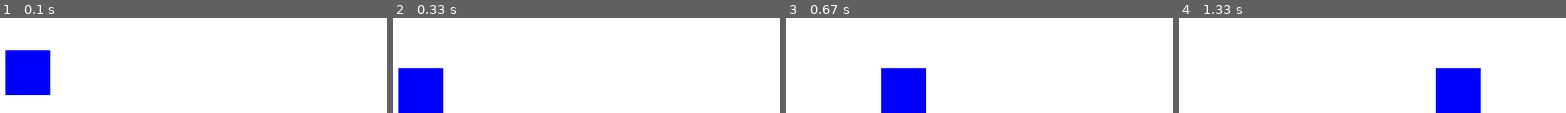
Above: before the commit, frames 1-4 (left to right).
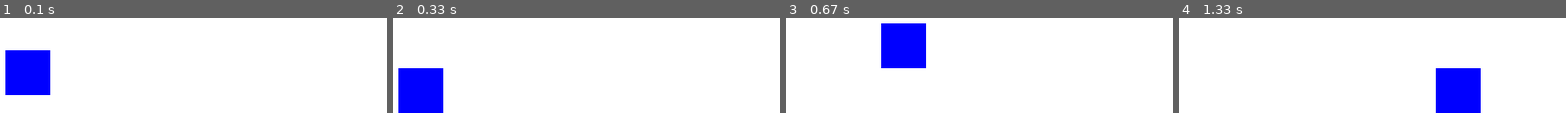
Above: after the commit, the same moments.

Repository: fastmax222/after3codingclub-pygame
Game: pygame game, started from spring-2024/playformer.py
The game is run twice, just before and just after one commit, with the same random seed, the same clock (stepped at 60 frames per second) and the same inputs.
Inputs:
- Up to frame 1 (0.1 s): no input
- Up to frame 2 (0.33 s): no input
- Up to frame 3 (0.67 s): hold Space from 0.33 s (still down); hold Right from 0.33 s (still down)
- Up to frame 4 (1.33 s): release Space at 0.8 s; release Right at 0.8 s; hold Right 0.83-1.3 s

Frames 1-2 are identical in both runs. In frame 3, 11% of the frame differs, in the area x 24-37%, y 5-100%; in frame 4, nothing differs.

Commit message:
Update playformer.py

Diff:
--- a/spring-2024/playformer.py
+++ b/spring-2024/playformer.py
@@ -17,11 +17,19 @@
 player_x = WIDTH // 2 - player_size // 2
 player_y = HEIGHT - 2 * player_size
 player_speed = 5
+jumping = False
+jump_count = 10
 
 # Initialize the screen
 screen = pygame.display.set_mode((WIDTH, HEIGHT))
 pygame.display.set_caption("Simple Platformer")
 clock = pygame.time.Clock()
+
+def jump():
+    global player_y, jumping, jump_count
+    if not jumping:
+        jumping = True
+        jump_count = 10  # You can adjust the jump height by changing the jump_count
 
 # Game loop
 running = True
@@ -29,6 +37,9 @@
     for event in pygame.event.get():
         if event.type == pygame.QUIT:
             running = False
+        elif event.type == pygame.KEYDOWN:
+            if event.key == pygame.K_SPACE:
+                jump()
 
     # Player movement
     keys = pygame.key.get_pressed()
@@ -37,8 +48,19 @@
     if keys[pygame.K_RIGHT] and player_x < WIDTH - player_size:
         player_x += player_speed
 
+    # Jumping
+    if jumping:
+        if jump_count >= -10:
+            neg = 1
+            if jump_count < 0:
+                neg = -1
+            player_y -= (jump_count ** 2) * 0.5 * neg
+            jump_count -= 1
+        else:
+            jumping = False
+
     # Gravity simulation (simple - player always falls)
-    if player_y < HEIGHT - player_size:
+    if player_y < HEIGHT - player_size and not jumping:
         player_y += 5  # You can adjust the gravity value
 
     # Draw background
